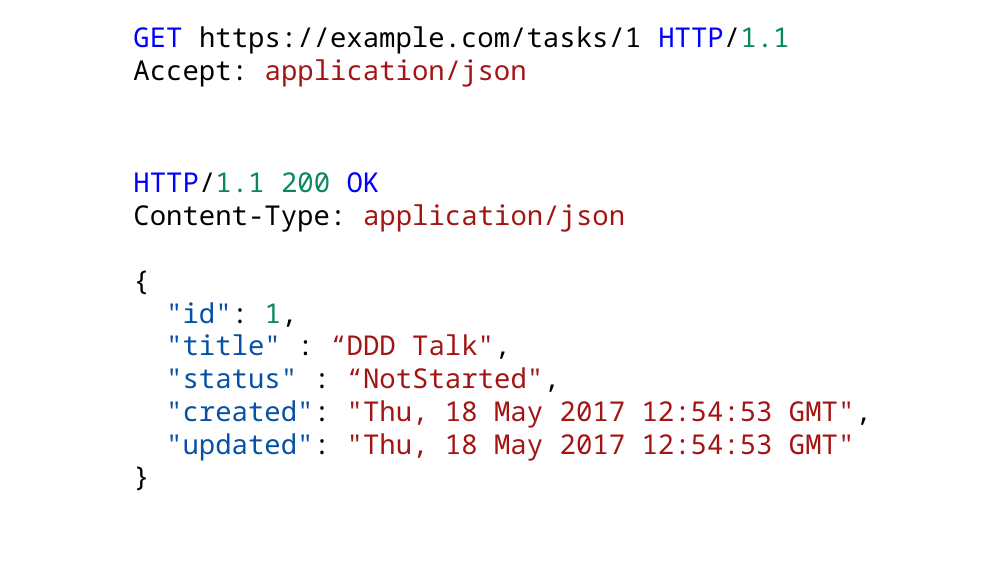
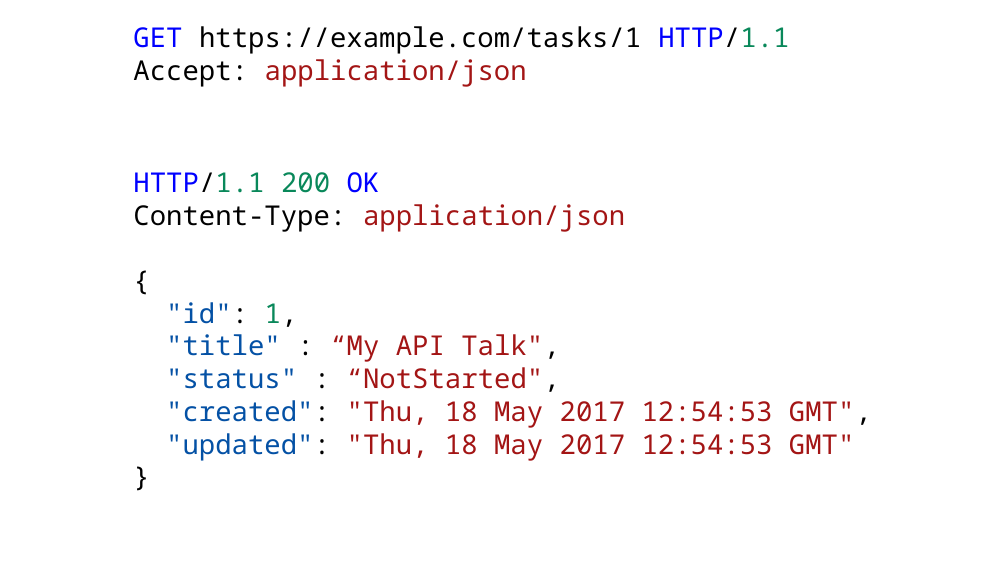
Before and after one commit to holytshirt/httpapipatterns, a slide deck: slide 18 of http api patterns.pptx. Drawn at 1008x567 pixels with LibreOffice and Linux fonts; fonts in the diff are those of the drawing. Boxes give left, top, right and bottom in pixels: in the first picture for what was removed or moved away, otherwise in the second. Text is boxed around its words. In the diff, an @@ line names an element or a change of style, - is before the commit and + after.

```diff
--- a/http api patterns.pptx
+++ b/http api patterns.pptx
@@ text at bbox=[166, 334, 560, 362]: text changed @@
-"title" : “DDD Talk",
+"title" : “My API Talk",
```
Also in this commit, not shown: 17 other slides changed.
